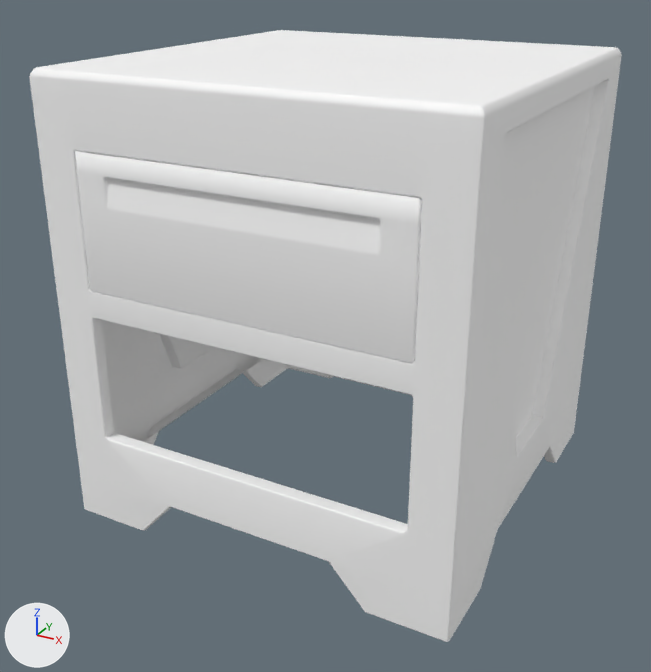
The FBX model Broken Dreams/Assets/3D Models/IntroLevel/Cell1/Cell1Props/Cell1NightStand.fbx as it was, and as the next commit left it.
Rendered twice from a 50 mm camera at (-0.32, 3.123, -1.509) aimed at (-1.176, 4.678, -2.287). The lights are fixed; the arrows at lower left show +X, +Y and +Z. Where no turn or scale is listed for an object, it has been applied to the vertices.

In view in the first picture: 'Cell1NightStand', 'Cell1NightStandDrawer'.
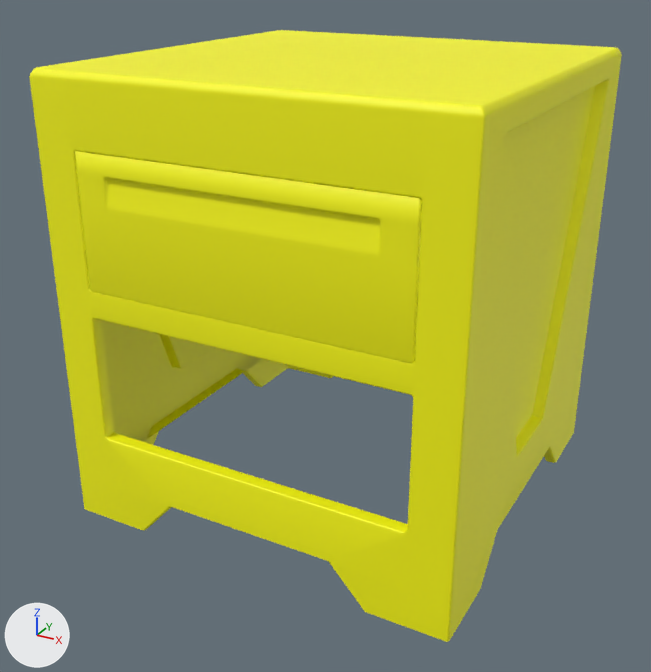
Location of each change, (x1, y1, x2, y2) in pixels of the pictures (651 x 672 px):
```json
{"object": "Cell1NightStand", "change": "recoloured", "before": [29, 30, 622, 642], "after": [29, 30, 622, 642], "on screen": "white to yellow"}
{"object": "Cell1NightStandDrawer", "change": "recoloured", "before": [75, 151, 422, 363], "after": [75, 151, 422, 363], "on screen": "white to yellow"}
```

Edits to the scene script, one JSON object a line:
```json
{"op": "add", "block": "mat_cell1bedsetamat", "code": ["mat_cell1bedsetamat = principled_material('Cell1BedSetAMat')", "mat_cell1bedsetamat.base_color = (1.0, 1.0, 0.0)  # yellow #ffff00", "mat_cell1bedsetamat.roughness = 0.553"]}
{"block": "me_mesh", "where": "me_mesh.from_pydata(...)  # 390 vertices, 377 faces; spans x -0.425..0.425, y -0.425..0.425, z -0.466..0.466"}
{"op": "remove", "block": "me_mesh", "code": "me_mesh.materials.append(mat_cell1furn_mat)  # white #ffffff"}
{"op": "add", "block": "me_mesh", "code": "me_mesh.materials.append(mat_cell1bedsetamat)  # yellow #ffff00"}
{"block": "me_mesh_001", "where": "me_mesh_001.from_pydata(...)  # 128 vertices, 128 faces; spans x -0.336..0.336, y -0.371..0.371, z -0.133..0.133"}
{"op": "remove", "block": "me_mesh_001", "code": "me_mesh_001.materials.append(mat_cell1furn_mat)  # white #ffffff"}
{"op": "add", "block": "me_mesh_001", "code": "me_mesh_001.materials.append(mat_cell1bedsetamat)  # yellow #ffff00"}
```
